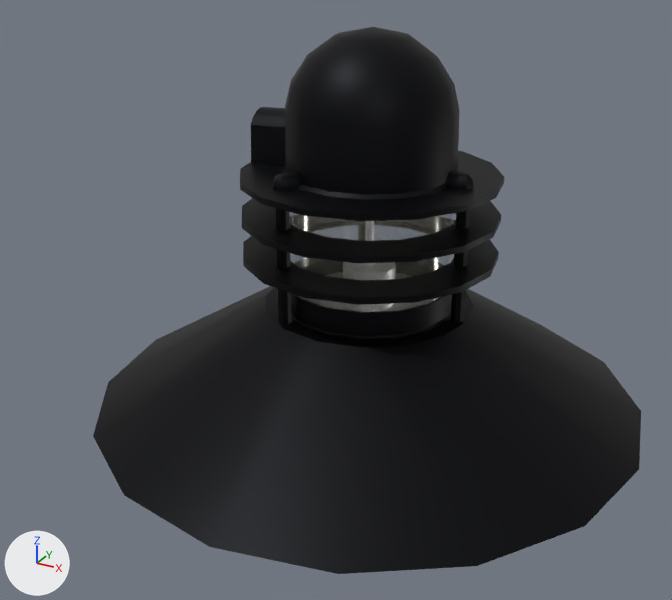
What one commit did to the Blender file Beleuchtung/Lampen/blender/Nyhavn_Park.blend.
Before and after are seen from a camera (50 mm lens) standing at (0.684, -1.041, 0.292) and looking at (0.101, 0.02, -0.239). The lights are fixed; the arrows at lower left show +X, +Y and +Z.
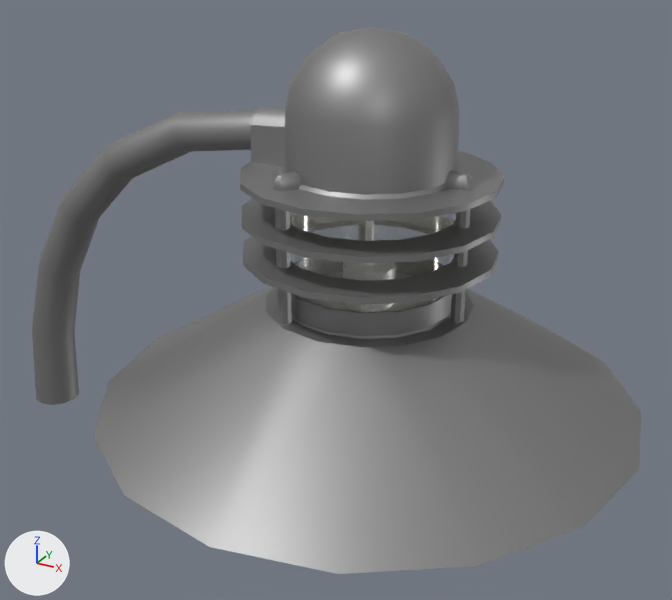
The newer file is also turned or shifted as a whole; pictures and numbers use the older file's frame.

Location of each change, [x1, y1, x2, y2] in pixels of the pictures (672 x 600 px):
'BezierCurve.001', added: after [32, 110, 257, 405]
'Cylinder.002', recoloured (black to grey): [251, 107, 285, 167] in both
'Cylinder.001', recoloured (black to grey): [275, 208, 470, 324] in both
'Sphere', recoloured (black to grey): [273, 170, 474, 191] in both
part 1 of me_beziercurve_003, recoloured (black to grey): [93, 27, 641, 574] in both

What changed in the scene script:
```text
Add img_ral_7004_signalgrau_jpg:
    img_ral_7004_signalgrau_jpg = load_image('RAL_7004_Signalgrau.jpg', '../textures/RAL_7004_Signalgrau.jpg', 16, 16, 'sRGB')
Add mat_signalgrau:
    mat_signalgrau = principled_material('Signalgrau')
    mat_signalgrau.texture = img_ral_7004_signalgrau_jpg
    mat_signalgrau.metallic = 0.8
Change me_sphere:
    where me_sphere.from_pydata(...)  # 90 vertices, 168 faces; spans x -0.123..0.123, y -0.077..0.14, z 0.094..0.112
    remove me_sphere.materials.append(mat_tiefschwarz)  # picture img_ral_9005_tiefschwarz_jpg_001
    add me_sphere.materials.append(mat_signalgrau)  # picture img_ral_7004_signalgrau_jpg
Change me_cylinder_002:
    where me_cylinder_002.from_pydata(...)  # 18 vertices, 32 faces; spans x -0.03..0.03, y -0.0419..0.0316, z -0.0149..0.0468
    remove me_cylinder_002.materials.append(mat_tiefschwarz)  # picture img_ral_9005_tiefschwarz_jpg_001
    add me_cylinder_002.materials.append(mat_signalgrau)  # picture img_ral_7004_signalgrau_jpg
Change me_cylinder_001:
    where me_cylinder_001.from_pydata(...)  # 48 vertices, 84 faces; spans x -0.121..0.121, y -0.073..0.138, z -0.087..0.09
    remove me_cylinder_001.materials.append(mat_tiefschwarz)  # picture img_ral_9005_tiefschwarz_jpg_001
    add me_cylinder_001.materials.append(mat_signalgrau)  # picture img_ral_7004_signalgrau_jpg
Change me_beziercurve_003:
    where me_beziercurve_003.from_pydata(...)  # 576 vertices, 1088 faces; spans x -0.381..0.381, y -0.381..0.381, z -0.238..0.275
    used by ob_beziercurve_002; location = (0.162, 0.0, -0.134); rotation_euler = (0.0, 0.0, -1.571), in degrees (0, 0, -90)
    me_beziercurve_003 part 1: all 768 faces that had it switch from mat_tiefschwarz (picture img_ral_9005_tiefschwarz_jpg_001) to mat_signalgrau (picture img_ral_7004_signalgrau_jpg)
Add me_beziercurve_002:
    me_beziercurve_002.from_pydata(...)  # 84 vertices, 72 faces; spans x -0.495..0.032, y -0.038..0.038, z -0.533..0.029
    me_beziercurve_002.polygons.foreach_set('use_smooth', [True] * 72)
    me_beziercurve_002.materials.append(mat_signalgrau)  # picture img_ral_7004_signalgrau_jpg
Add ob_beziercurve_001:
    ob_beziercurve_001 = bpy.data.objects.new('BezierCurve.001', me_beziercurve_002)
    ob_beziercurve_001.location = (0.0, 0.0, 0.0)
```
